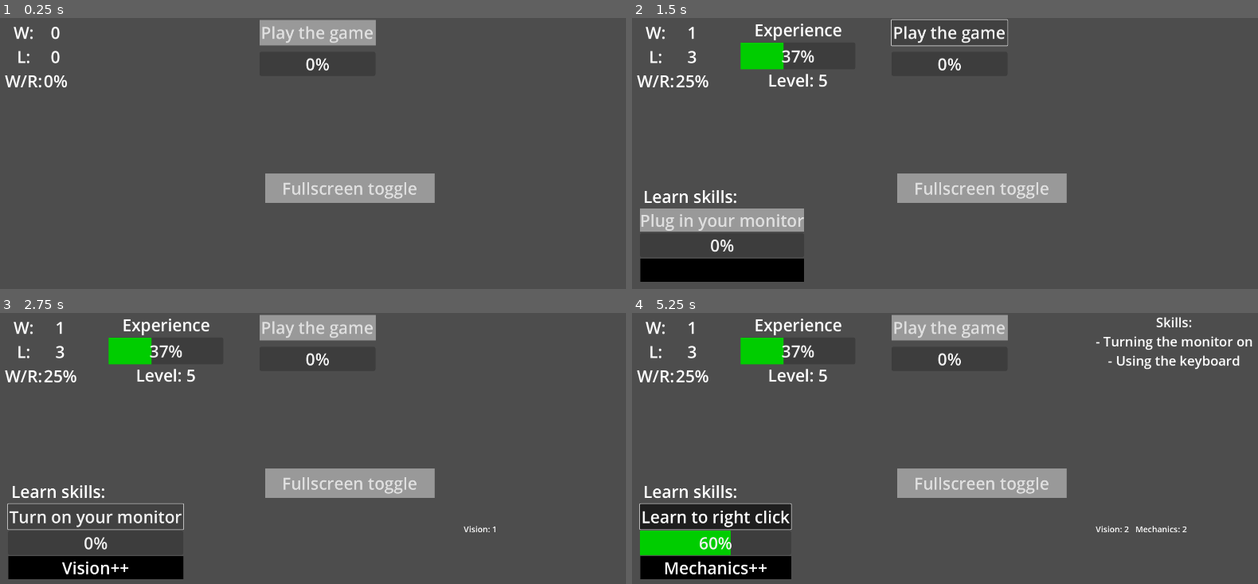
Above: before the commit, frames 1-4 (two rows, left to right).
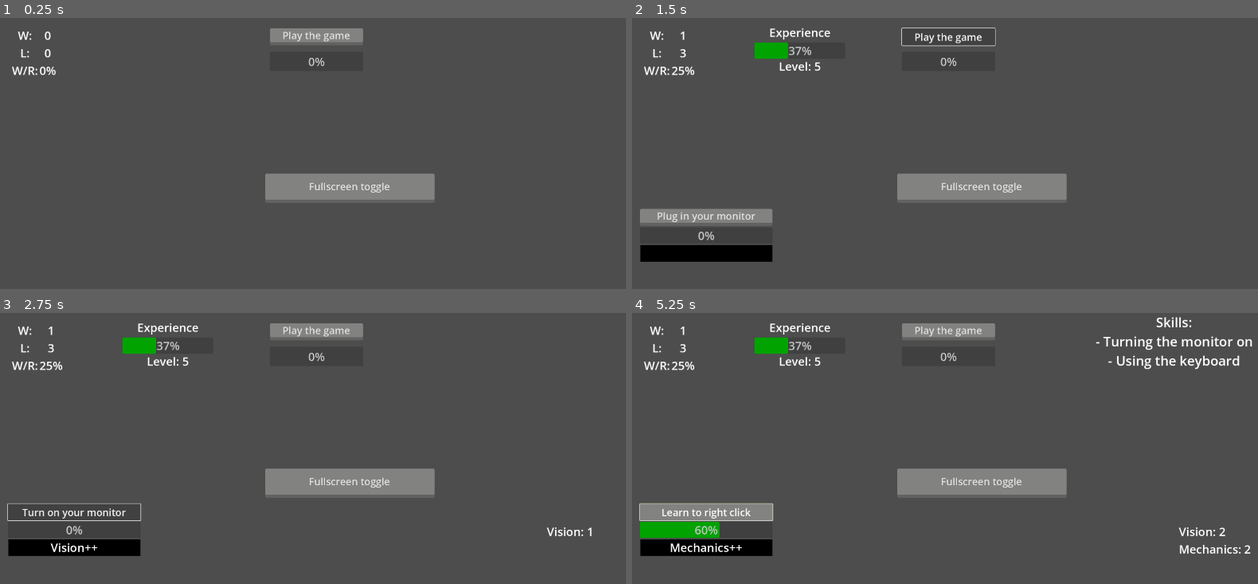
Above: after the commit, the same moments.

Repository: Rycerzklanu/moba_incremental
Game: Godot game, scene res://Scenes/main.tscn
The game is run twice, just before and just after one commit, with the same random seed, the same clock (stepped at 60 frames per second) and the same inputs.
Inputs:
- Up to frame 1 (0.25 s): no input
- Up to frame 2 (1.5 s): click "Play the game" at 0.5 s; click "Play the game" at 1.25 s
- Up to frame 3 (2.75 s): click "Plug in your monitor" at 2 s
- Up to frame 4 (5.25 s): click "Turn on your monitor" at 2.75 s; click "Plug in your mouse" at 3.5 s; click "Learn to left click" at 4.25 s; click "Learn to right click" at 5 s

The runs differ from the first frame. In frame 1, 5.2% of the frame differs, in the area x 0-70%, y 0-69%; in frame 2, 11%; in frame 3, 12%; in frame 4, 14%, in the area x 0-99%, y 0-99%.

Commit message:
Graphic redesign
Made the UI smaller, started some graphical work.

Diff:
--- a/Scenes/tab_1ui.tscn
+++ b/Scenes/tab_1ui.tscn
@@ -15,7 +15,6 @@
 [ext_resource type="Script" path="res://Scripts/UI_1/Skills_container.gd" id="12_ne02h"]
 [ext_resource type="Script" path="res://Scenes/Skills_flavor_text.gd" id="14_3q28p"]
 [ext_resource type="Script" path="res://Scripts/UI_1/Resume_container.gd" id="14_pfwpo"]
-[ext_resource type="Theme" uid="uid://bv7x4qqg8vji6" path="res://Smaller font.tres" id="16_0i1mh"]
 [ext_resource type="Script" path="res://Scenes/RPG Skills.gd" id="16_wgwvw"]
 [ext_resource type="Script" path="res://Scenes/RPG_Skills_Label.gd" id="17_kqcnd"]
 [ext_resource type="Script" path="res://Scenes/Vision_label.gd" id="18_85nc4"]
@@ -46,24 +45,26 @@
 show_behind_parent = true
 layout_mode = 1
 anchors_preset = -1
-anchor_left = 0.408
+anchor_left = 0.423917
 anchor_top = 0.094
-anchor_right = 0.59
-anchor_bottom = 0.162
-offset_left = -0.360046
+anchor_right = 0.570729
+anchor_bottom = 0.148
+offset_left = 0.0799561
 offset_top = 0.479996
-offset_right = 0.199951
-offset_bottom = 0.0399933
+offset_right = 0.200073
+offset_bottom = 0.160004
 grow_horizontal = 2
 theme = ExtResource("3_3qtp6")
 script = ExtResource("2_nmq3c")
+metadata/_edit_use_anchors_ = true
 
 [node name="Play_game" type="Button" parent="Play_game_ProgBar"]
 top_level = true
 layout_mode = 1
 anchors_preset = -1
-anchor_left = 0.408
-anchor_right = 0.59
+anchor_left = 0.424667
+anchor_top = 0.0231481
+anchor_right = 0.570208
 anchor_bottom = 0.077
 offset_left = -0.360046
 offset_top = 6.0
@@ -74,6 +75,7 @@
 toggle_mode = true
 text = "Play the game"
 script = ExtResource("4_mpswu")
+metadata/_edit_use_anchors_ = true
 
 [node name="Timer" type="Timer" parent="Play_game_ProgBar"]
 process_callback = 0
@@ -82,14 +84,14 @@
 [node name="GridContainer" type="GridContainer" parent="Play_game_ProgBar"]
 layout_mode = 1
 anchors_preset = -1
-anchor_left = -2.194
-anchor_top = -1.274
-anchor_right = -1.349
-anchor_bottom = 1.918
-offset_left = -0.0999756
-offset_top = 0.00200653
-offset_right = 0.150024
-offset_bottom = -0.0140076
+anchor_left = -2.759
+anchor_top = -1.276
+anchor_right = -1.819
+anchor_bottom = 1.914
+offset_left = 0.0380249
+offset_top = 0.00800323
+offset_right = -0.0419922
+offset_bottom = -0.012001
 theme = SubResource("Theme_ani4c")
 columns = 2
 
@@ -141,14 +143,14 @@
 [node name="Player_exp_ProgBar" type="ProgressBar" parent="."]
 layout_mode = 1
 anchors_preset = -1
-anchor_left = 0.171
+anchor_left = 0.193
 anchor_top = 0.069
-anchor_right = 0.351
-anchor_bottom = 0.144
-offset_left = -0.320007
-offset_top = -0.520004
-offset_right = 0.0799561
-offset_bottom = -0.520004
+anchor_right = 0.335
+anchor_bottom = 0.114
+offset_left = -0.559998
+offset_top = -0.519997
+offset_right = -0.200012
+offset_bottom = -0.12001
 theme = ExtResource("3_3qtp6")
 allow_greater = true
 script = ExtResource("10_chrru")
@@ -171,28 +173,14 @@
 [node name="Label2" type="Label" parent="Player_exp_ProgBar"]
 layout_mode = 1
 anchors_preset = -1
-anchor_top = -0.815
+anchor_top = -0.667
 anchor_right = 1.0
 anchor_bottom = -0.012
-offset_top = -6.98499
+offset_top = -22.317
 offset_right = 2.0
-offset_bottom = -0.028
+offset_bottom = -2.412
 text = "Experience"
 horizontal_alignment = 1
-
-[node name="Skills_label" type="Label" parent="."]
-layout_mode = 2
-anchor_left = 0.018
-anchor_top = 0.467
-anchor_right = 0.166
-anchor_bottom = 0.533
-offset_left = -0.560001
-offset_top = -0.360016
-offset_right = -148.72
-offset_bottom = 0.359924
-grow_vertical = 2
-theme = ExtResource("3_3qtp6")
-text = "Learn skills:"
 
 [node name="Skills_container" type="GridContainer" parent="."]
 layout_mode = 1
@@ -282,58 +270,57 @@
 [node name="RPG Skills" type="GridContainer" parent="."]
 layout_mode = 1
 anchors_preset = -1
-anchor_left = 0.728646
+anchor_left = 0.859375
 anchor_top = 0.587963
 anchor_right = 1.0
 anchor_bottom = 0.997
 offset_right = 1.0
 offset_bottom = 0.23999
-theme = ExtResource("16_0i1mh")
+theme = ExtResource("3_3qtp6")
 theme_override_constants/h_separation = 20
 theme_override_constants/v_separation = 4
-columns = 3
 script = ExtResource("16_wgwvw")
 metadata/_edit_use_anchors_ = true
 
 [node name="Vision_label" type="Label" parent="RPG Skills"]
 layout_mode = 2
-theme = ExtResource("16_0i1mh")
+theme = ExtResource("3_3qtp6")
 script = ExtResource("18_85nc4")
 
 [node name="Mechanics_label" type="Label" parent="RPG Skills"]
 layout_mode = 2
-theme = ExtResource("16_0i1mh")
+theme = ExtResource("3_3qtp6")
 script = ExtResource("17_kqcnd")
 
 [node name="Knowledge_label" type="Label" parent="RPG Skills"]
 layout_mode = 2
-theme = ExtResource("16_0i1mh")
+theme = ExtResource("3_3qtp6")
 script = ExtResource("20_o75m5")
 
 [node name="Champ_mast_label" type="Label" parent="RPG Skills"]
 layout_mode = 2
-theme = ExtResource("16_0i1mh")
+theme = ExtResource("3_3qtp6")
 script = ExtResource("19_bn7ce")
 
 [node name="Understanding_label" type="Label" parent="RPG Skills"]
 layout_mode = 2
-theme = ExtResource("16_0i1mh")
+theme = ExtResource("3_3qtp6")
 
 [node name="Label6" type="Label" parent="RPG Skills"]
 layout_mode = 2
-theme = ExtResource("16_0i1mh")
+theme = ExtResource("3_3qtp6")
 
 [node name="Label7" type="Label" parent="RPG Skills"]
 layout_mode = 2
-theme = ExtResource("16_0i1mh")
+theme = ExtResource("3_3qtp6")
 
 [node name="Label8" type="Label" parent="RPG Skills"]
 layout_mode = 2
-theme = ExtResource("16_0i1mh")
+theme = ExtResource("3_3qtp6")
 
 [node name="Label9" type="Label" parent="RPG Skills"]
 layout_mode = 2
-theme = ExtResource("16_0i1mh")
+theme = ExtResource("3_3qtp6")
 
 [connection signal="button_stop1" from="Play_game_ProgBar" to="Play_game_ProgBar/Play_game" method="_on_play_game_prog_bar_button_stop_1"]
 [connection signal="progbar_full_l" from="Play_game_ProgBar" to="Play_game_ProgBar/GridContainer/SoloQ_L_amount" method="_on_play_game_prog_bar_progbar_full_l"]
--- a/Scripts/UI_1/Skills_container.gd
+++ b/Scripts/UI_1/Skills_container.gd
@@ -30,9 +30,9 @@
 	if skill_level_check == 10:
 		$Learn_skill.button_pressed = false
 		$Learn_skill.set_text("Learn champions")
-	if skill_level_check == 10:
+	if skill_level_check == 11:
 		$Learn_skill.button_pressed = false
 		$Learn_skill.set_text("Study the map layout")
-	if skill_level_check == 10:
+	if skill_level_check == 12:
 		$Learn_skill.button_pressed = false
 		$Learn_skill.set_text("End of content")
--- a/Scripts/UI_1/Tab1UI.gd
+++ b/Scripts/UI_1/Tab1UI.gd
@@ -4,7 +4,6 @@
 func _ready():
 	$Player_exp_ProgBar.hide()
 	$Skills_container.hide()
-	$Skills_label.hide()
 	$ScrollContainer/Resume_container.hide()
 	$"RPG Skills".show()
 func _on_player_exp_prog_bar_changed():
@@ -13,7 +12,6 @@
 
 func _on_label_level_signal():
 		$Skills_container.show()
-		$Skills_label.show()
 
 
 func _on_learn_skill_prog_bar_skill_progbar_full():
--- a/main_theme.tres
+++ b/main_theme.tres
@@ -1,12 +1,40 @@
-[gd_resource type="Theme" load_steps=3 format=3 uid="uid://cmyvtqykhbior"]
+[gd_resource type="Theme" load_steps=5 format=3 uid="uid://cmyvtqykhbior"]
 
 [sub_resource type="StyleBoxFlat" id="StyleBoxFlat_g4gjw"]
+bg_color = Color(0.509804, 0.509804, 0.501961, 1)
+border_width_bottom = 10
+border_color = Color(0.384314, 0.384314, 0.376471, 1)
+corner_radius_top_left = 4
+corner_radius_top_right = 4
+corner_radius_bottom_right = 4
+corner_radius_bottom_left = 4
+
+[sub_resource type="StyleBoxFlat" id="StyleBoxFlat_l0dmm"]
+bg_color = Color(0.509804, 0.509804, 0.501961, 1)
+shadow_color = Color(0.768627, 0.768627, 0, 0.6)
+shadow_size = 3
+
+[sub_resource type="StyleBoxFlat" id="StyleBoxFlat_28kh0"]
+bg_color = Color(0.25098, 0.25098, 0.25098, 1)
+corner_radius_top_left = 4
+corner_radius_top_right = 4
+corner_radius_bottom_right = 4
+corner_radius_bottom_left = 4
 
 [sub_resource type="StyleBoxFlat" id="StyleBoxFlat_67brh"]
-bg_color = Color(0, 0.802278, 0, 1)
+bg_color = Color(0, 0.639216, 0, 1)
+corner_radius_top_left = 4
+corner_radius_top_right = 4
+corner_radius_bottom_right = 4
+corner_radius_bottom_left = 4
 
 [resource]
 default_base_scale = 1.0
-default_font_size = 50
+default_font_size = 35
+Button/font_sizes/font_size = 30
 Button/styles/normal = SubResource("StyleBoxFlat_g4gjw")
+Button/styles/pressed = SubResource("StyleBoxFlat_l0dmm")
+Label/font_sizes/font_size = 35
+ProgressBar/colors/font_color = Color(0.776471, 0.776471, 0.776471, 1)
+ProgressBar/styles/background = SubResource("StyleBoxFlat_28kh0")
 ProgressBar/styles/fill = SubResource("StyleBoxFlat_67brh")
Not shown: 2 places in Scenes/tab_1ui.tscn that only renumber resources
